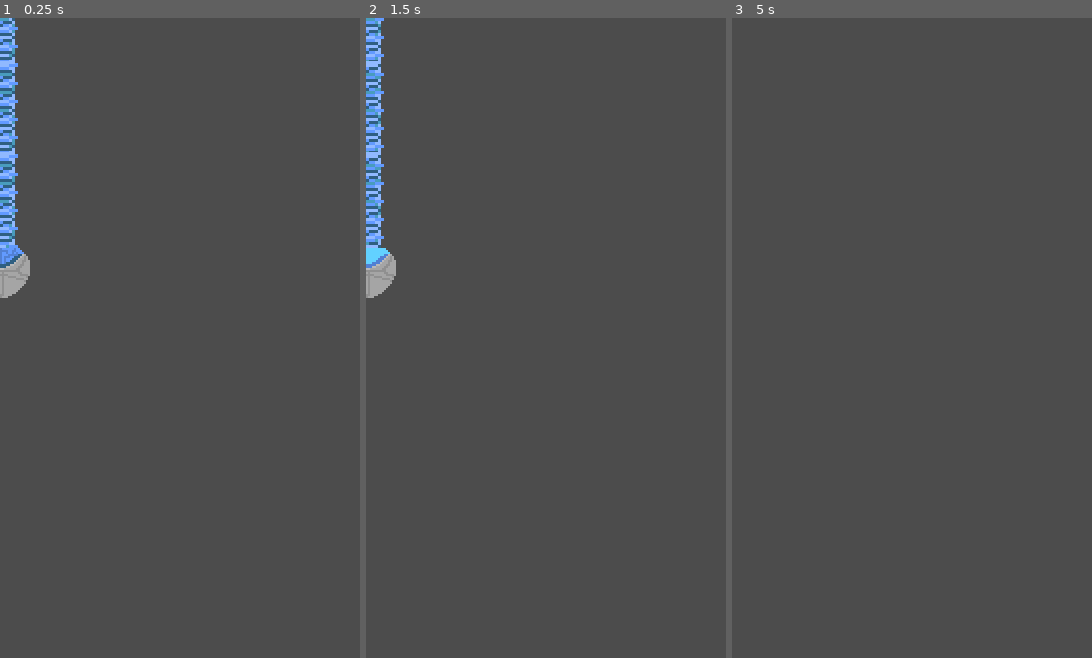
Above: before the commit, frames 1-3 (left to right).
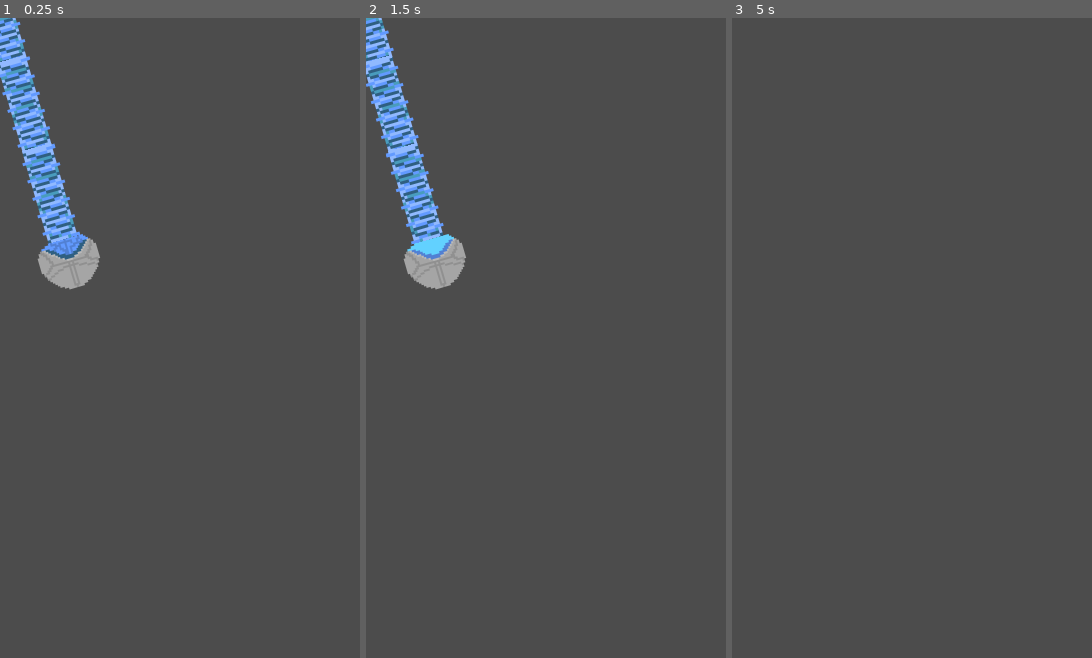
Above: after the commit, the same moments.

Repository: JordonR96/Hyper-Planet
Game: Godot game, scene res://EnemyScenes/ElectroPodLong.tscn
The game is run twice, just before and just after one commit, with the same random seed, the same clock (stepped at 60 frames per second) and the same inputs. This scene is started directly instead of the project's main scene.
Inputs:
- Up to frame 1 (0.25 s): no input
- Up to frame 2 (1.5 s): tap Enter at 0.5 s; hold Right (ui_right) 0.53-1.28 s; hold Space (ui_select) 0.53-1.28 s; hold Left (ui_left) from 1.28 s (still down); tap Space (ui_select) at 1.35 s
- Up to frame 3 (5 s): tap Space (ui_select) at 1.52, 1.82, 2.85, 3.02, 3.32, 4.35, 4.52, 4.82 s; tap Enter at 2, 3.5 s; release Left (ui_left) at 2.03 s; hold Space (ui_select) 2.03-2.78 s; hold Right (ui_right) 2.03-3.53 s; hold Space (ui_select) 3.53-4.28 s; hold Left (ui_left) from 3.53 s (still down)

The runs differ from the first frame. In frame 1, 5.4% of the frame differs, in the area x 0-28%, y 0-44%; in frame 2, 5.4%; in frame 3, nothing differs.

Commit message:
finalised enemy scenes for spawner
checked for bugs and programmes some behaviours of enemies for spawner

have some notes but just need to get the spawn manager working

Diff:
--- a/EnemyScenes/BombSmiler.gd
+++ b/EnemyScenes/BombSmiler.gd
@@ -6,12 +6,22 @@
 # var b = "text"
 var Bomb  = preload("BombSmilerBomb.tscn")
 var enable_shoot = 'Yes'
+var x_direction = +1
+
+
 
 # Called when the node enters the scene tree for the first time.
 func _ready():
 	$AnimationPlayer.play('Default')
+	var rand_generate = RandomNumberGenerator.new()
+	rand_generate.randomize()
+	$ShootTimer.set_wait_time(rand_generate.randf_range(0,5))
 
+	rand_generate.randomize()
+	speed = rand_generate.randi_range(1,100)
 
+	rand_generate.randomize()
+	$DirectionSwitchTimer.set_wait_time(rand_generate.randf_range(0,3))
 func _dead():
 	## TODO play enemy dead animation, have some function that decides which one depending on enemy
 	## need multiple dead animations to choose from
@@ -25,6 +35,8 @@
 		$CollisionShape2D.disabled = true
 # Called every frame. 'delta' is the elapsed time since the previous frame.
 func _process(delta):
+
+	position.x = position.x + (x_direction *speed*delta)
 	if (health <= 0 ):
 
 		enable_shoot = 'No'
@@ -52,3 +64,7 @@
 		var spawn = Vector2(global_position.x, global_position.y) + change
 		emit_signal('shoot', Bomb, spawn, Vector2(0,1).rotated(rotation))
 		$AnimationPlayer.play("Default")
+
+
+func _on_DirectionSwitchTimer_timeout():
+	x_direction *= -1
--- a/EnemyScenes/BombSmiler.tscn
+++ b/EnemyScenes/BombSmiler.tscn
@@ -96,7 +96,7 @@
 dead_animation_name = "BSDead"
 
 [node name="ShootTimer" type="Timer" parent="." index="0"]
-wait_time = 2.0
+wait_time = 0.001
 autostart = true
 
 [node name="CollisionShape2D" parent="." index="1"]
@@ -115,4 +115,8 @@
 
 [node name="LifeTimer" parent="." index="4"]
 wait_time = 10.0
+
+[node name="DirectionSwitchTimer" type="Timer" parent="." index="5"]
+autostart = true
 [connection signal="timeout" from="ShootTimer" to="." method="_on_ShootTimer_timeout"]
+[connection signal="timeout" from="DirectionSwitchTimer" to="." method="_on_DirectionSwitchTimer_timeout"]
--- a/EnemyScenes/ChainGun.gd
+++ b/EnemyScenes/ChainGun.gd
@@ -2,38 +2,43 @@
 
 var Bullet  = preload("ChainGunBullet.tscn")
 var enable_shoot = 'Yes'
-## TODO some movement patternz
 
-## give some movement patterns (straight, diagonal, sinusoidal
-
-#(have diff interval ranges for bomb drops)
-
-## make it stay on screen ifront of player for a bit sometimes
-## hagve range of time periods we can select from
-## othertimes just comes on and off
+var rotate_speed = 0;
+var rotate_direction = +1
+var rand_generate = RandomNumberGenerator.new()
 
 # Called when the node enters the scene tree for the first time.
 func _ready():
 	$AnimationPlayer.play('Default')
-	pass # Replace with function body.
 
+	rand_generate.randomize()
+	speed = rand_generate.randi_range(0,50)
 
+	rand_generate.randomize()
+	rotate_speed = rand_generate.randi_range(0,4)
+
+	rand_generate.randomize()
+	rotation_degrees = rand_generate.randi_range(-90,90)
+
+	rand_generate.randomize()
+	$RotateTimer.set_wait_time(rand_generate.randf_range(0,1))
+
+	rand_generate.randomize()
+	$ShootTimer.set_wait_time(rand_generate.randf_range(0.1,0.5))
 # Called every frame. 'delta' is the elapsed time since the previous frame.
 func _process(delta):
 	if (health <= 0):
 
 		enable_shoot = 'No'
-	var rotation_degree = rotation * (180/PI)
 
-	# TODO make it rotate between values
+
+	var velocity = Vector2(0, 1 ).rotated(rotation) * speed * delta
+	position += velocity
+
+	rotation_degrees += rotate_speed * delta * rotate_direction
 
 
 
-	# TODO make it move a but then stationary rotate, also have one that just shoots
-	# have different modes where it stationary and rotates within limits and shoots
-	# and one where it goes accross screen left to right shooting
-
-	pass
 
 
 func _on_ShootTimer_timeout():
@@ -52,3 +57,9 @@
 		emit_signal('shoot', Bullet, spawn1, Vector2(0,1).rotated(rotation))
 		emit_signal('shoot', Bullet, spawn2, Vector2(0,1).rotated(rotation))
 	else: $ShootTimer.stop()
+
+
+
+
+func _on_RotateTimer_timeout():
+	rotate_direction *= -1
--- a/EnemyScenes/ChainGun.tscn
+++ b/EnemyScenes/ChainGun.tscn
@@ -64,8 +64,7 @@
 "values": [ 5, 6, 7 ]
 }
 
-[sub_resource type="Animation" id=2]
-resource_name = "Default"
+[sub_resource type="Animation" id=3]
 length = 0.4
 loop = true
 tracks/0/type = "value"
@@ -166,8 +165,8 @@
 
 [node name="AnimationPlayer" parent="." index="1"]
 method_call_mode = 1
-anims/ChainGunDead = SubResource( 3 )
-anims/Default = SubResource( 2 )
+anims/ChainGunDead = SubResource( 2 )
+anims/Default = SubResource( 3 )
 
 [node name="Sprite" parent="." index="2"]
 texture = ExtResource( 2 )
@@ -201,4 +200,8 @@
 
 [node name="Bullet2" parent="." index="9" instance=ExtResource( 6 )]
 position = Vector2( 10.474, 29.6101 )
+
+[node name="RotateTimer" type="Timer" parent="." index="10"]
+autostart = true
 [connection signal="timeout" from="ShootTimer" to="." method="_on_ShootTimer_timeout"]
+[connection signal="timeout" from="RotateTimer" to="." method="_on_RotateTimer_timeout"]
--- a/EnemyScenes/ElectroDropship.gd
+++ b/EnemyScenes/ElectroDropship.gd
@@ -2,19 +2,25 @@
 
 var Bomb  = preload("ElectroDropshipBomb.tscn")
 var enable_shoot = 'Yes'
-## TODO some movement patternz
 
-## give some movement patterns (straight, diagonal, sinusoidal
+# todo smooth deathg anim
 
 #(have diff interval ranges for bomb drops)
 
-## make it stay on screen ifront of player for a bit sometimes
-## hagve range of time periods we can select from
-## othertimes just comes on and off
+func _ready():
 
-# Called when the node enters the scene tree for the first time.
-func _ready():
+
 	$AnimationPlayer.play('Fly')
+	var rand_generate = RandomNumberGenerator.new()
+	rand_generate.randomize()
+	speed = rand_generate.randi_range(50,200)
+
+	rand_generate.randomize()
+	rotation = rand_generate.randi_range(0,360)
+
+	rand_generate.randomize()
+	$ShootTimer.set_wait_time(rand_generate.randi_range(0.5,3))
+	# randomise, speed, and directin and bullet drop rate
 	pass # Replace with function body.
 
 
--- /dev/null
+++ b/EnemyScenes/ElectroPodLong.gd
@@ -0,0 +1,7 @@
+extends Node2D
+
+func _ready():
+	var rand_generate = RandomNumberGenerator.new()
+
+	rand_generate.randomize()
+	rotation_degrees = rand_generate.randi_range(-20,20)
--- a/EnemyScenes/ElectroPodLong.tscn
+++ b/EnemyScenes/ElectroPodLong.tscn
@@ -1,9 +1,11 @@
-[gd_scene load_steps=3 format=2]
+[gd_scene load_steps=4 format=2]
 
 [ext_resource path="res://EnemyScenes/ElectroPodMed.tscn" type="PackedScene" id=1]
 [ext_resource path="res://EnemyScenes/ElectroPodBeam.tscn" type="PackedScene" id=2]
+[ext_resource path="res://EnemyScenes/ElectroPodLong.gd" type="Script" id=3]
 
 [node name="Node2D" instance=ExtResource( 1 )]
+script = ExtResource( 3 )
 
 [node name="Pod1" parent="." index="0"]
 position = Vector2( -1.1416, -251.065 )
--- /dev/null
+++ b/EnemyScenes/ElectroPodMed.gd
@@ -0,0 +1,7 @@
+extends Node2D
+
+func _ready():
+	var rand_generate = RandomNumberGenerator.new()
+
+	rand_generate.randomize()
+	rotation_degrees = rand_generate.randi_range(0,360)
--- a/EnemyScenes/ElectroPodMed.tscn
+++ b/EnemyScenes/ElectroPodMed.tscn
@@ -1,9 +1,11 @@
-[gd_scene load_steps=3 format=2]
+[gd_scene load_steps=4 format=2]
 
 [ext_resource path="res://EnemyScenes/ElectroPodShort.tscn" type="PackedScene" id=1]
 [ext_resource path="res://EnemyScenes/ElectroPodBeam.tscn" type="PackedScene" id=2]
+[ext_resource path="res://EnemyScenes/ElectroPodMed.gd" type="Script" id=3]
 
 [node name="Node2D" instance=ExtResource( 1 )]
+script = ExtResource( 3 )
 
 [node name="Pod1" parent="." index="0"]
 position = Vector2( -0.641602, -160.815 )
--- /dev/null
+++ b/EnemyScenes/ElectroPodShort.gd
@@ -0,0 +1,10 @@
+extends Node2D
+
+
+
+# Called when the node enters the scene tree for the first time.
+func _ready():
+	var rand_generate = RandomNumberGenerator.new()
+
+	rand_generate.randomize()
+	rotation_degrees = rand_generate.randi_range(0,360)
--- a/EnemyScenes/ElectroPodShort.tscn
+++ b/EnemyScenes/ElectroPodShort.tscn
@@ -1,9 +1,11 @@
-[gd_scene load_steps=3 format=2]
+[gd_scene load_steps=4 format=2]
 
 [ext_resource path="res://EnemyScenes/ElectroPodBeam.tscn" type="PackedScene" id=1]
 [ext_resource path="res://EnemyScenes/ElectroPod.tscn" type="PackedScene" id=2]
+[ext_resource path="res://EnemyScenes/ElectroPodShort.gd" type="Script" id=3]
 
 [node name="Node2D" type="Node2D"]
+script = ExtResource( 3 )
 __meta__ = {
 "_edit_group_": true
 }
--- a/EnemyScenes/LaserBlockLaser.gd
+++ b/EnemyScenes/LaserBlockLaser.gd
@@ -5,5 +5,7 @@
 func _ready():
 	$AnimationPlayer.play('Off')
 
+
+
 func _on_Timer_timeout():
 	$AnimationPlayer.play('On')
--- a/EnemyScenes/LaserBlockLaser.tscn
+++ b/EnemyScenes/LaserBlockLaser.tscn
@@ -36,8 +36,7 @@
 "values": [ false ]
 }
 
-[sub_resource type="Animation" id=2]
-resource_name = "On"
+[sub_resource type="Animation" id=3]
 length = 0.2
 loop = true
 tracks/0/type = "value"
@@ -93,8 +92,8 @@
 one_shot = false
 
 [node name="AnimationPlayer" parent="." index="2"]
-anims/Off = SubResource( 3 )
-anims/On = SubResource( 2 )
+anims/Off = SubResource( 2 )
+anims/On = SubResource( 3 )
 
 [node name="Sprite" parent="." index="3"]
 visible = false
--- a/EnemyScenes/LaserBlockade.tscn
+++ b/EnemyScenes/LaserBlockade.tscn
@@ -20,8 +20,7 @@
 "values": [ 9, 10, 11, 12, 13, 14, 14 ]
 }
 
-[sub_resource type="Animation" id=1]
-resource_name = "LaserBlockadeOff"
+[sub_resource type="Animation" id=2]
 length = 0.1
 tracks/0/type = "value"
 tracks/0/path = NodePath("Sprite:frame")
@@ -88,8 +87,8 @@
 
 [node name="AnimationPlayer" parent="." index="1"]
 method_call_mode = 1
-anims/LaserBlockadeBreak = SubResource( 7 )
-anims/LaserBlockadeOff = SubResource( 1 )
+anims/LaserBlockadeBreak = SubResource( 1 )
+anims/LaserBlockadeOff = SubResource( 2 )
 anims/LaserBlockadeOn = SubResource( 3 )
 anims/LaserBlockadeStart = SubResource( 4 )
 
--- a/EnemyScenes/Mech.gd
+++ b/EnemyScenes/Mech.gd
@@ -1,9 +1,11 @@
 extends 'Enemy.gd'
+var move = true
+var rotate = false
 
 
-# Declare member variables here. Examples:
-# var a = 2
-# var b = "text"
+var rotate_speed = 0;
+
+var rand_generate = RandomNumberGenerator.new()
 
 
 # Called when the node enters the scene tree for the first time.
@@ -11,15 +13,39 @@
 	$AnimationPlayer.play('Default')
 
 
-# Called every frame. 'delta' is the elapsed time since the previous frame.
-#func _process(delta):
-#	pass
+	rand_generate.randomize()
+	speed = rand_generate.randi_range(20,100)
+
+	rand_generate.randomize()
+	rotation_degrees = rand_generate.randi_range(0,360)
+
+	rand_generate.randomize()
+	$AttackTimer.set_wait_time(rand_generate.randi_range(0,3))
+
+
 
 
 func _on_AttackTimer_timeout():
 	# TODO when attacking fddont allow tht emech to die
+	take_damage = 'No'
+	move = false
+	rotate = true
+	rand_generate.randomize()
+	rotate_speed = rand_generate.randi_range(0,360)
+	$AnimationPlayer.play("Attack")
 
-	$AnimationPlayer.play("Attack")
+func _process(delta):
+	if (health <= 0 ):
+		_dead()
+		emit_signal("enemy_dead")
+		move = false
+
+	if (move):
+		var velocity = Vector2(0, 1 ).rotated(rotation) * speed * delta
+		position += velocity
+
+	if (rotate) :
+		rotation_degrees += rotate_speed * delta
 
 ## TODO some movement patternz
 
@@ -47,4 +73,7 @@
 		queue_free()
 
 	if (anim_name == 'Attack' and !dead):
+		take_damage = 'Yes'
+		move = true
+		rotate = false
 		$AnimationPlayer.play('Default')
--- a/EnemyScenes/Mech.tscn
+++ b/EnemyScenes/Mech.tscn
@@ -3,7 +3,7 @@
 [ext_resource path="res://EnemyScenes/Enemy.tscn" type="PackedScene" id=1]
 [ext_resource path="res://Art/enemies/Mech/mech-swords.png" type="Texture" id=2]
 [ext_resource path="res://Art/enemies/Mech/mech-trial.png" type="Texture" id=3]
-[ext_resource path="res://Explosions/ExplosionGroupBB.tscn" type="PackedScene" id=4]
+[ext_resource path="res://Explosions/ExplosionB.tscn" type="PackedScene" id=4]
 [ext_resource path="res://EnemyScenes/Mech.gd" type="Script" id=5]
 
 [sub_resource type="CapsuleShape2D" id=1]
--- a/EnemyScenes/SideDropship.gd
+++ b/EnemyScenes/SideDropship.gd
@@ -1,21 +1,26 @@
 extends 'Enemy.gd'
+
+# TODO smoother death anim
 
 export (int) var shoot_timer_wait
 export (String, 'Right', 'Left') var x_direction_name
 var x_direction
 var velocity
+var rand_generate = RandomNumberGenerator.new()
 # Declare member variables here. Examples: TODO bullets nmpt shjooting at right anmgle
 
-# var a = 2
-# var b = "text"
 var Bullet  = preload("res://EnemyScenes/SDBullet.tscn")
 # list of spawn locations, 0 is closest to back of shi[]
 
 # Called when the node enters the scene tree for the first time.
 func _ready():
+	rand_generate.randomize()
+	speed = rand_generate.randi_range(50,200)
 
-	# TODO set correct animation direction
-	# TODO positions not work
+	rand_generate.randomize()
+	shoot_timer_wait = rand_generate.randf_range(0.3,360/speed)
+
+
 	# get array of bullet spawn positions
 	if (x_direction_name == 'Left'):
 		x_direction = -1;
@@ -26,11 +31,9 @@
 
 
 	velocity = Vector2(x_direction, 0) * speed
-	# TODO should set it to randm number, based on speed and screen width (so would shoot somewhere between start and being off screen)
+
 	$ShootTimer.wait_time = shoot_timer_wait
 	$ShootTimer.start()
-	#`TODO will have direction left or right depending on spawn side of screen
-
 
 	pass # Replace with function body.
 
@@ -49,10 +52,6 @@
 
 
 
-	# TODO more complex shooting patterns, ie start to finish with wait time,
-	# finish to start
-	# spawn even indexes then odd indexes
-
 	if (x_direction_name == 'Left'):
 		for i in range(6):
 			bulletSpawnPositions.append(Vector2((global_position.x + 54) - (i * 24), global_position.y + 56))
--- a/EnemyScenes/SideDropship.tscn
+++ b/EnemyScenes/SideDropship.tscn
@@ -4,7 +4,7 @@
 [ext_resource path="res://EnemyScenes/SideDropship.gd" type="Script" id=2]
 [ext_resource path="res://EnemyScenes/Enemy.tscn" type="PackedScene" id=3]
 [ext_resource path="res://Art/enemies/side-dropshi[/side-dropship.png" type="Texture" id=4]
-[ext_resource path="res://Explosions/ExplosionGroupBBB.tscn" type="PackedScene" id=5]
+[ext_resource path="res://Explosions/ExplosionB.tscn" type="PackedScene" id=5]
 
 [sub_resource type="Animation" id=1]
 resource_name = "Left"
@@ -225,12 +225,13 @@
 [node name="AnimationPlayer" parent="." index="2"]
 anims/Left = SubResource( 1 )
 anims/Right = SubResource( 2 )
-anims/SDDead = SubResource( 5 )
+anims/SDDead = SubResource( 3 )
 
 [node name="Sprite" parent="." index="3"]
 position = Vector2( 11.9706, -1.97488 )
 texture = ExtResource( 4 )
 vframes = 13
+frame = 12
 
 [node name="ShootPlayer" type="AnimationPlayer" parent="." index="4"]
 anims/Shoot = SubResource( 4 )
--- a/Explosions/ExplosionGroup.gd
+++ b/Explosions/ExplosionGroup.gd
@@ -13,7 +13,7 @@
 # Called when the node enters the scene tree for the first time.
 func _ready():
 	var Explosion1 = Explosion1Scene.instance()
-	Explosion1.position.x += 0
+	Explosion1.position.x += 10
 	add_child(Explosion1)
 	$Timer.wait_time = timer_1_time
 	$Timer.start()
@@ -28,7 +28,7 @@
 
 func _on_Timer_timeout():
 	var Explosion2 = Explosion1Scene.instance()
-	Explosion2.position.x -= 30
+	Explosion2.position.x -= 80
 	add_child(Explosion2)
 	if (using_3):
 		$Timer2.wait_time = timer_2_time
@@ -41,5 +41,5 @@
 
 func _on_Timer2_timeout():
 	var Explosion3 = Explosion1Scene.instance()
-	Explosion3.position.x += 30
+	Explosion3.position.x += 70
 	add_child(Explosion3)
--- a/Explosions/ExplosionGroupBBB.tscn
+++ b/Explosions/ExplosionGroupBBB.tscn
@@ -1,7 +1,11 @@
-[gd_scene load_steps=2 format=2]
+[gd_scene load_steps=3 format=2]
 
 [ext_resource path="res://Explosions/ExplosionGroupBB.tscn" type="PackedScene" id=1]
+[ext_resource path="res://Explosions/ExplosionB.tscn" type="PackedScene" id=2]
 
 [node name="Node2D" instance=ExtResource( 1 )]
-Explosion3Scene = null
+Explosion3Scene = ExtResource( 2 )
 using_3 = true
+
+[node name="LifeTime" parent="." index="2"]
+wait_time = 1.0
--- a/Main.gd
+++ b/Main.gd
@@ -1,3 +1,8 @@
+
+# todo
+# glow effe ct around the animatyion bneeds to be sorted didnt
+# have the issue iobn maC
+
 extends Node2D
 
 export(int, 1000) var y_axis_speed
@@ -19,23 +24,18 @@
 var playerScene = preload("res://Player.tscn")
 var player
 
-var SDScene = preload("res://EnemyScenes/SideDropship.tscn")
-var EDScene = preload("res://EnemyScenes/ElectroDropship.tscn")
-var BSScene = preload("res://EnemyScenes/BombSmiler.tscn")
-var LBScene = preload("res://EnemyScenes/LaserBlock.tscn")
-var MScene = preload("res://EnemyScenes/Mech.tscn")
-var CGScene = preload("res://EnemyScenes/ChainGun.tscn")
+
 # TODO make this customisable so can have diff bullets?
 var PlayerBulletScene = preload('res://PlayerBullet.tscn')
 
 var BackgroundScene = preload("res://Background.tscn")
+
 
 var Background1
 var Background2
 var Background3
 
 
-#TODO look into doing some linear interpolation stuff with an enemy/bullets
 
 var playing
 
@@ -110,26 +110,25 @@
 	_reset_backgrounds()
 
 
-func _on_SpawnManager_spawn(EnemyScene, spawnVector):
-	# pass in scene and any config
-
-	# TODO will have spawn manager that has all spwan pahts which will do something like this
-	# emit signal thta calls this function passing in corrrect scenes
-
-#	var enemy = SDScene.instance()
+func _on_SpawnManager_spawn(EnemyScene, spawnPosition, optionalConfig):
+
+	# spawn type is top left or right
+
 	var enemy = EnemyScene.instance()
-
-	var spawn = Vector2(100, -182)
-	enemy.position = spawnVector
-
-
+	spawnPosition.x = spawnPosition.x + $Camera2D.position.x
+	spawnPosition.y = spawnPosition.y + $Camera2D.position.y
+
+	# for direction based enemies
+	if (optionalConfig.has('x_direction_name')):
+		enemy.x_direction_name = optionalConfig.x_direction_name
+
+	enemy.position = spawnPosition
 	enemy.connect('add_explosion', self, '_on_add_explosion')
 	enemy.connect('shoot', self , '_spawn_enemy_bullet')
 	## make sure we can destroy all enemies if we wish (this will be a pickup)
 	connect('destroy_all_enemies', enemy, '_on_destroy_all_enemies')
 
 	add_child(enemy)
-
 
 func _spawn_enemy_bullet(BulletScene, position, direction):
 
@@ -213,3 +212,8 @@
 	_destroy_all_enemies()
 
 	## TODO have gameover screen and show that should be same as start screen, shouldnt just be bg of game
+
+
+# TODO i need to be rcommented out just for testing
+#func _on_Timer_timeout():
+#	_on_SpawnManager_spawn(PPScene , Vector2(180, -70), {})
--- a/Player.gd
+++ b/Player.gd
@@ -89,7 +89,8 @@
 	if (Input.is_action_pressed("ui_select")):
 		## TODO make it so they cant hold button down and shoot
 		if (allow_shoot):
-			## TODO play the shooting animation
+			#TODO if rotated, add smalll extra x position in dir of rotation
+			# when spawning bullet so it still looks like its coming from gun
 			emit_signal('shoot')
 			allow_shoot = false
 			$AnimationPlayer.play('shoot')
--- a/SpawnManager.gd
+++ b/SpawnManager.gd
@@ -1,5 +1,23 @@
 extends Node2D
+# TODO need to bring all enemy scenes here
 
+# Left and right
+var SDScene = preload("res://EnemyScenes/SideDropship.tscn")
+
+# Top
+var BSScene = preload("res://EnemyScenes/BombSmiler.tscn")
+var LBScene = preload("res://EnemyScenes/LaserBlock.tscn")
+var CGScene = preload("res://EnemyScenes/ChainGun.tscn")
+var EPSScene = preload("res://EnemyScenes/ElectroPodShort.tscn")
+var EPMScene = preload("res://EnemyScenes/ElectroPodMed.tscn")
+var EPLScene = preload("res://EnemyScenes/ElectroPodLong.tscn")
+var PPScene = preload("res://EnemyScenes/PulsePod.tscn")
+# top should probably set stricter limit on this ones position
+var BlockadeScene = preload("res://EnemyScenes/LaserBlockade.tscn")
+
+# top left or right
+var EDScene = preload("res://EnemyScenes/ElectroDropship.tscn")
+var MScene = preload("res://EnemyScenes/Mech.tscn")
 
 # Declare member variables here. Examples:
 var leftSpawnPoints = []
@@ -16,20 +34,28 @@
 # HAVE TEMP ARRAY WHERE WE REMOVE SPAWNS AA THEY USE TO PREVENT LOTS OF REPEAT OF SAME ONE<
 # then reeset on interval
 
+# chance of top l;eft right spawn being chosen needs to reflect number of enemiesa ion those categ
+
 # Called when the node enters the scene tree for the first time.
 func _ready():
 	screen_size = get_viewport_rect().size
 
 	for i in range(screen_size.x/spawnIncrement + 1):
-		topSpawnPoints.append(Vector2(i*spawnIncrement,-64))
+		topSpawnPoints.append(Vector2(i*spawnIncrement,-100))
 
 	for i in range(screen_size.y/spawnIncrement + 1):
-		rightSpawnPoints.append(Vector2(400, i*spawnIncrement))
-		leftSpawnPoints.append(Vector2(-60, i*spawnIncrement))
+		rightSpawnPoints.append(Vector2(420, i*spawnIncrement))
+		leftSpawnPoints.append(Vector2(-80, i*spawnIncrement))
 
 	# now have arrays with spawn vectors across x and y axis
 
 	pass # Replace with function body.
+
+	#
+	# SUPER IMPORTAN% when signalling spawn, have optional config key
+	# x_direction_name that m,ust match variable of that name in enemy tscn
+	# this mianly for side dropship
+	#
 
 
 # Called every frame. 'delta' is the elapsed time since the previous frame.
Not shown: 1 places in EnemyScenes/ChainGun.tscn that only renumber resources
Not shown: 2 places in EnemyScenes/ElectroDropship.tscn that only renumber resources
Not shown: 1 places in EnemyScenes/LaserBlockLaser.tscn that only renumber resources
Not shown: 1 places in EnemyScenes/LaserBlockade.tscn that only renumber resources
Not shown: 1 places in EnemyScenes/SideDropship.tscn that only renumber resources
